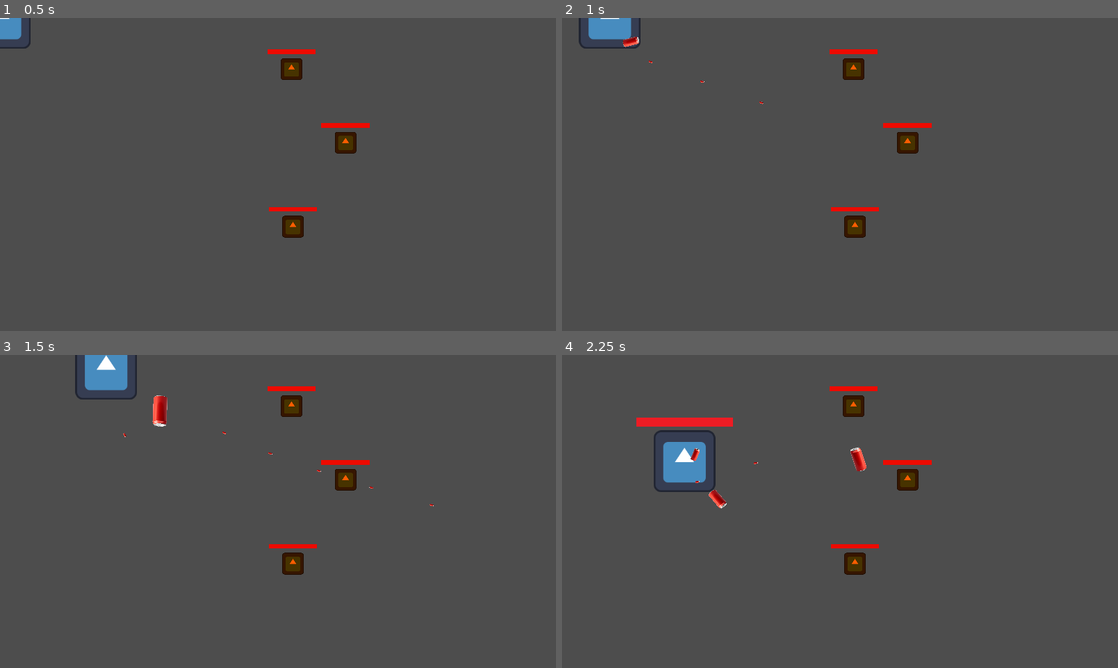
Above: before the commit, frames 1-4 (two rows, left to right).
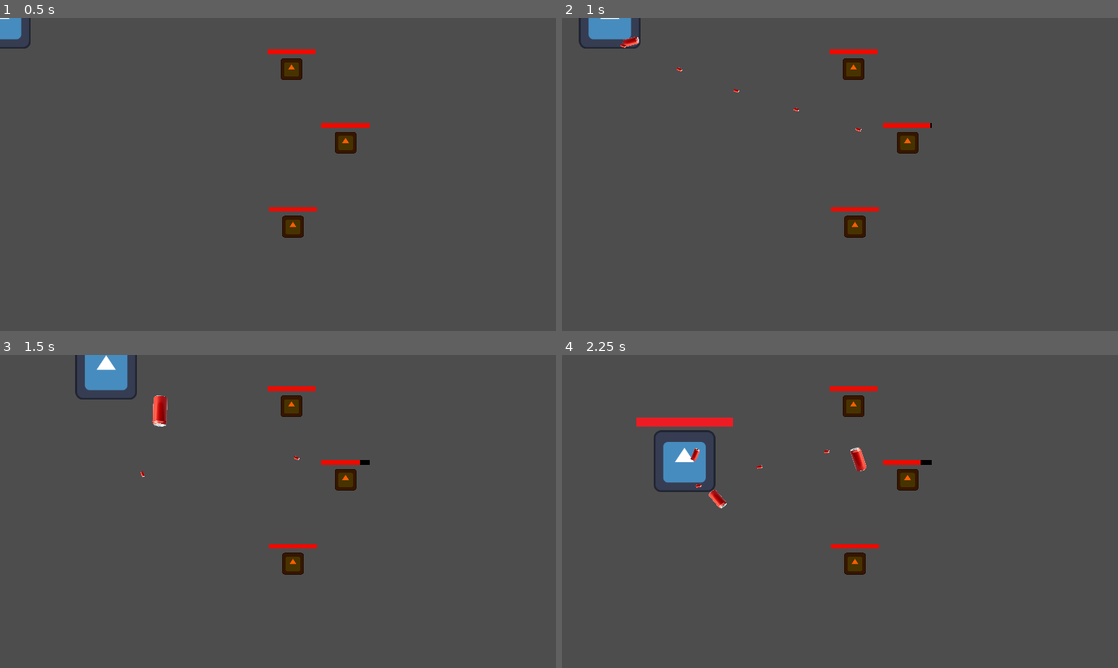
Above: after the commit, the same moments.

Repository: BobWizardLad/mech-command
Game: Godot game, scene res://game_scene.tscn
Same seed, same stepped clock (60 frames per second), same inputs: the game is played once before the commit and once after it. The engine's default icon, where the game draws it, is replaced by a stand-in: a white triangle on a blue panel in a dark square.
Inputs (mouse positions are in pixels of both pictures, inside the frame that each line leads up to):
- Up to frame 1 (0.5 s): no input
- Up to frame 2 (1 s): tap Enter at 0.5 s; move the mouse to (962, 158) at 0.52 s; press the mouse at (962, 158) at 0.53 s; hold D (player_right) from 0.53 s (still down); tap Middle mouse button (flare) at 0.6 s
- Up to frame 3 (1.5 s): move the mouse to (166, 527) at 1.27 s; release D (player_right) at 1.28 s; release the mouse at (166, 527) at 1.28 s; hold S (player_down) from 1.28 s (still down); click (166, 527) at 1.35 s
- Up to frame 4 (2.25 s): tap Middle mouse button (flare) at 1.55, 2.1 s; move the mouse to (895, 442) at 2.02 s; release S (player_down) at 2.03 s; press the mouse at (895, 442) at 2.03 s; hold D (player_right) from 2.03 s (still down)

Frame 1 is identical in both runs. In frame 2, less than 0.1% of the frame differs, in the area x 10-67%, y 8-37%; in frame 3, less than 0.1%, in the area x 22-78%, y 24-49%; in frame 4, less than 0.1%.

Commit message:
:sparkles: Bullet-Health Interactions
Bullets now efficiently exist and collide with characters on the shootable collision layer, taking damage and despawning the bullet.

 - Bullets are now Area2Ds, decreasing the physics load on the program.
 - Bullets will signal the game state to request damage be taken. This damage is dealt to the overlapping body passed along through the signal.
 - The signal also passes an ignored body (the shooter) that is compared to prevent self-damage from bullets spawning within the body of said shooter.
 - Bullets will call the same function the lifetime timer calls on timeout when colliding with a non-ignored body, AFTER sending the damage signal.

Diff:
--- a/Mech-command/Bot.gd
+++ b/Mech-command/Bot.gd
@@ -3,20 +3,9 @@
 
 @export var SPEED: float = 200.0
 
-@onready var NAV_AGENT: NavigationAgent2D = $NavAgent
 @onready var HEALTH: Health = $Health
 
 var nav_target: Vector2
 
 func _physics_process(delta):
-	NAV_AGENT.get_next_path_position()
-	velocity = NAV_AGENT.velocity.normalized() * SPEED
-	move_and_slide()
-
-func path_to_command(target: Vector2) -> CharacterBody2D:
-	NAV_AGENT.target_position = target
-	return self
-
-func on_been_attacked():
-	print("OW")
-	pass
+	pass #move_and_slide()
--- a/Mech-command/ChainBullet.gd
+++ b/Mech-command/ChainBullet.gd
@@ -1,28 +1,49 @@
-extends CharacterBody2D
+extends Area2D
 class_name Chainbullet
 
-@export var proj_speed: float = 1000
+@export var proj_speed: float = 30
 @export var target: Vector2 = Vector2(700, 700)
-@export var spread: Vector2i = Vector2i(11, -5) # Spread is max-1, min
+@export var origin_spread: Vector2i = Vector2i(11, -5) # Spread is max-1, min
 @export var bullet_timeout: int = 2
 
+var ignore_parent: Node
+var velocity: Vector2
 var life_timer: SceneTreeTimer
-var origin_pos: Vector2 = position # Relative launch position
+var origin_pos: Vector2 # Relative launch position
+
+signal target_body_entered
 
 func _ready() -> void:
-	position += Vector2(randi() % spread.x + spread.y, randi() % spread.x - spread.y)
+	# Connect to the game scene to signal a bullet collision
+	target_body_entered.connect(Callable(get_parent(), "_bullet_collision"))
+
+	position += Vector2(randi() % origin_spread.x + origin_spread.y, randi() % origin_spread.x - origin_spread.y)
+	origin_pos = position
+	velocity = position.direction_to(target) * proj_speed
 	look_at(target)
-	velocity = position.direction_to(target).normalized() * proj_speed
+	rotate(PI/2) # Getting this to look forward =^)
 	life_timer = get_tree().create_timer(bullet_timeout)
 	life_timer.connect('timeout', life_timeout)
 
-func _physics_process(delta) -> void:
-	move_and_slide()
+func _physics_process(_delta) -> void:
+	position += velocity
 
-func bullet_target(new_target: Vector2 = target) -> CharacterBody2D:
+	if has_overlapping_bodies():
+		var body = get_overlapping_bodies()[0]
+		target_body_entered.emit(body, ignore_parent)
+		if body != ignore_parent:
+			life_timeout()
+
+func bullet_target(new_target: Vector2 = target) -> Area2D:
 	target = new_target
 	origin_pos = position
 	return self
 
 func life_timeout() -> void:
 	queue_free()
+
+# Set which node to not deal damage to; prevents self damage from
+# bullets spawning inside hitbox
+func set_ignore_parent(parent: Node2D) -> Area2D:
+	ignore_parent = parent
+	return self
--- a/Mech-command/Gun.gd
+++ b/Mech-command/Gun.gd
@@ -11,7 +11,7 @@
 @export var reload_time: float
 
 var mag_count: int
-var next_bullet: Chainbullet
+var next_bullet: Node
 
 # Called when the node enters the scene tree for the first time.
 func _ready():
@@ -22,7 +22,7 @@
 func fire() -> void:
 	if COOLDOWN.is_stopped() and mag_count > 0:
 		next_bullet = projectile.instantiate()
-		next_bullet.bullet_target(target)
+		next_bullet.bullet_target(target).set_ignore_parent(get_parent())
 		next_bullet.position = global_position
 		get_parent().get_parent().add_child(next_bullet)
 		mag_count -= 1
--- a/Mech-command/bot.tscn
+++ b/Mech-command/bot.tscn
@@ -7,13 +7,10 @@
 [sub_resource type="RectangleShape2D" id="RectangleShape2D_syem7"]
 size = Vector2(46, 46)
 
-[sub_resource type="RectangleShape2D" id="RectangleShape2D_qi7pa"]
-size = Vector2(46, 46)
-
 [node name="Bot" type="CharacterBody2D"]
+collision_layer = 3
+collision_mask = 3
 script = ExtResource("1_6vydx")
-
-[node name="NavAgent" type="NavigationAgent2D" parent="."]
 
 [node name="Sprite" type="Sprite2D" parent="."]
 scale = Vector2(0.35, 0.35)
@@ -26,12 +23,3 @@
 position = Vector2(0, -36)
 scale = Vector2(0.5, 0.5)
 HEALTH_MAX = 1200.0
-
-[node name="Hitbox" type="Area2D" parent="."]
-collision_layer = 2
-collision_mask = 2
-
-[node name="HitboxCollider" type="CollisionShape2D" parent="Hitbox"]
-shape = SubResource("RectangleShape2D_qi7pa")
-
-[connection signal="area_entered" from="Hitbox" to="." method="on_been_attacked"]
--- a/Mech-command/chain_bullet.tscn
+++ b/Mech-command/chain_bullet.tscn
@@ -3,20 +3,17 @@
 [ext_resource type="Script" path="res://ChainBullet.gd" id="1_ffvbf"]
 [ext_resource type="Texture2D" uid="uid://dq40bnqw48kkk" path="res://red_can.png" id="2_s2kra"]
 
-[sub_resource type="CapsuleShape2D" id="CapsuleShape2D_lgqkc"]
-radius = 2.0
-height = 10.0
+[sub_resource type="CapsuleShape2D" id="CapsuleShape2D_yc03y"]
 
-[node name="ChainBullet" type="CharacterBody2D"]
+[node name="chain_bullet" type="Area2D"]
 collision_layer = 2
 collision_mask = 2
 script = ExtResource("1_ffvbf")
 
 [node name="Sprite2D" type="Sprite2D" parent="."]
-rotation = 1.5708
-scale = Vector2(0.005, 0.005)
+scale = Vector2(0.008, 0.007)
 texture = ExtResource("2_s2kra")
 
 [node name="CollisionShape2D" type="CollisionShape2D" parent="."]
-rotation = 1.5708
-shape = SubResource("CapsuleShape2D_lgqkc")
+scale = Vector2(0.5, 0.5)
+shape = SubResource("CapsuleShape2D_yc03y")
--- a/Mech-command/game_scene.gd
+++ b/Mech-command/game_scene.gd
@@ -2,6 +2,8 @@
 
 @onready var ALLIES: Node = $Allies
 @onready var ENEMIES: Node = $Enemies
+
+var bullet_collision: Callable = _bullet_collision
 
 # Called when the node enters the scene tree for the first time.
 func _ready():
@@ -13,3 +15,9 @@
 # Called every frame. 'delta' is the elapsed time since the previous frame.
 func _process(delta):
 	pass
+
+func _bullet_collision(body: Node2D, ignore: Node2D) -> void:
+	if body.find_child("Health") != null && body != ignore:
+		body.find_child("Health").take_damage(30)
+	else:
+		pass
--- a/Mech-command/player.tscn
+++ b/Mech-command/player.tscn
@@ -10,6 +10,8 @@
 size = Vector2(127, 127)
 
 [node name="Player" type="CharacterBody2D"]
+collision_layer = 3
+collision_mask = 3
 motion_mode = 1
 script = ExtResource("1_15jdx")
 
@@ -24,7 +26,7 @@
 position = Vector2(0, 43)
 script = ExtResource("3_jhk71")
 projectile = ExtResource("4_aaugj")
-firing_cooldown = 0.12
+firing_cooldown = 0.06
 mag_size = 20
 reload_time = 3.0
 
Not shown: 1 places in Mech-command/bot.tscn that only renumber resources
